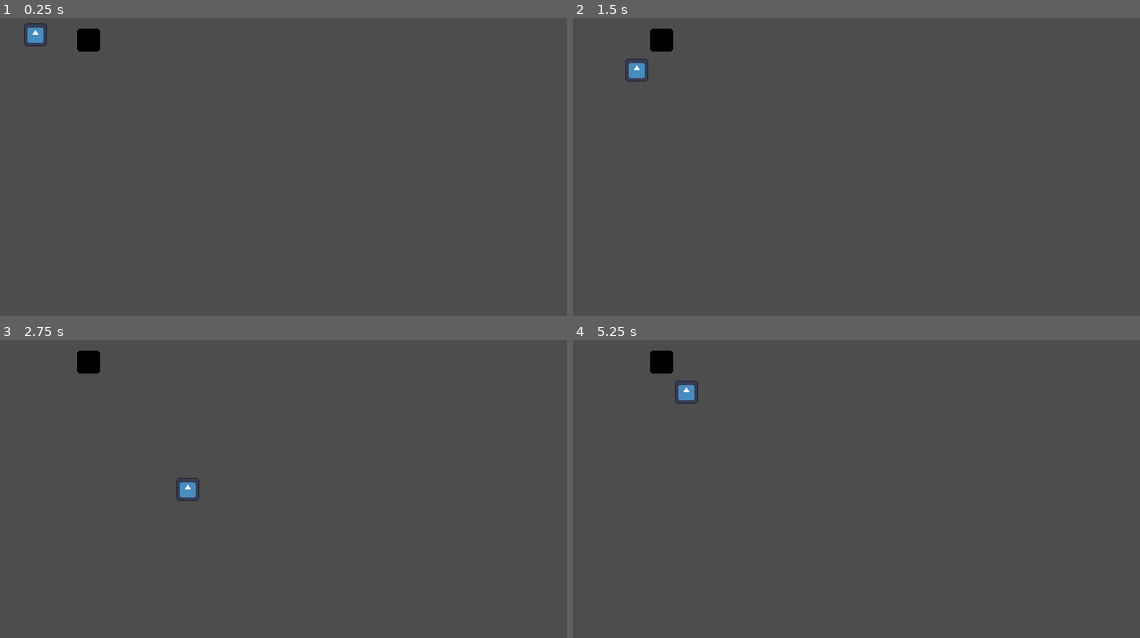
Above: before the commit, frames 1-4 (two rows, left to right).
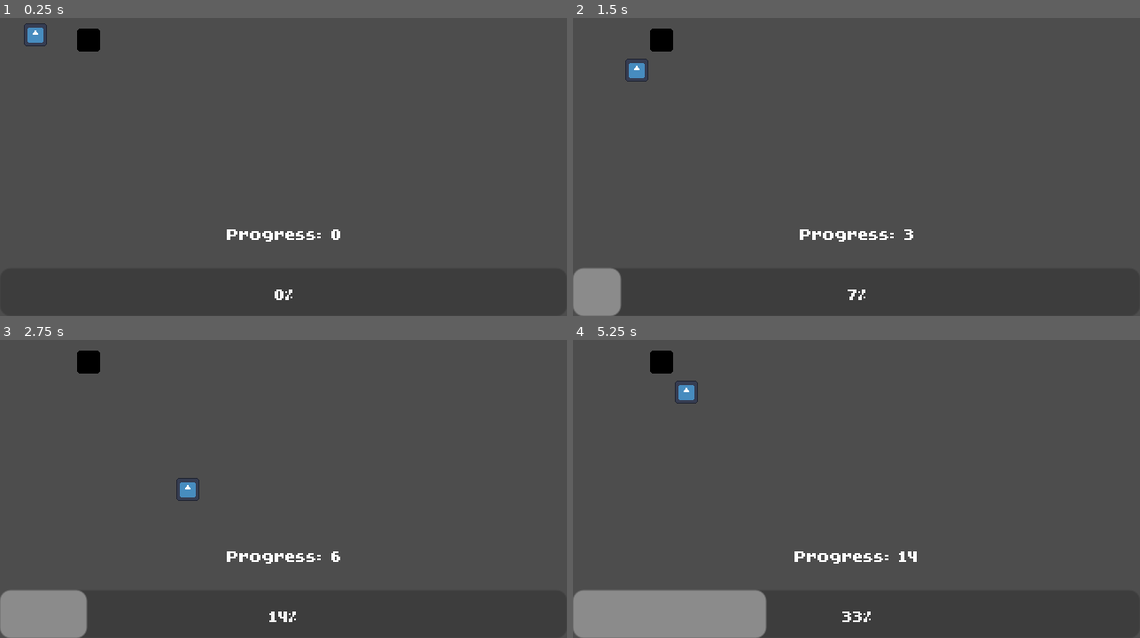
Above: after the commit, the same moments.

Repository: randomnewb/monster-rancher
Game: Godot game, scene res://World/world.tscn
The game is run twice, just before and just after one commit, with the same random seed, the same clock (stepped at 60 frames per second) and the same inputs. The engine's default icon, where the game draws it, is replaced by a stand-in: a white triangle on a blue panel in a dark square.
Inputs:
- Up to frame 1 (0.25 s): no input
- Up to frame 2 (1.5 s): tap Enter (ui_accept) at 0.5, 1.35 s; hold Right (move_right) 0.53-1.28 s; hold Enter (ui_accept) 0.53-1.28 s; hold Down (move_down) from 1.28 s (still down)
- Up to frame 3 (2.75 s): tap Enter (ui_accept) at 1.52, 1.82 s; release Down (move_down) at 2.03 s; hold Right (move_right) from 2.03 s (still down); hold Enter (ui_accept) from 2.03 s (still down)
- Up to frame 4 (5.25 s): release Right (move_right) at 2.78 s; release Enter (ui_accept) at 2.78 s; hold Up (move_up) 2.78-3.53 s; tap Enter (ui_accept) at 2.85, 3.02, 3.32, 4.35, 4.52, 4.82 s; hold Enter (ui_accept) 3.53-4.28 s; hold Left (move_left) 3.53-5.03 s; hold Down (move_down) from 5.03 s (still down); hold Enter (ui_accept) from 5.03 s (still down)

The runs differ from the first frame. In frame 1, 0.4% of the frame differs, in the area x 40-60%, y 70-95%; in frame 2, 1.7%; in frame 3, 2.8%; in frame 4, 5.8%, in the area x 0-61%, y 70-100%.

Commit message:
progress bar
use enter or space to progress

Diff:
--- /dev/null
+++ b/Environment/progress_bar.gd
@@ -0,0 +1,10 @@
+extends ProgressBar
+
+@export var MAX_PROGRESS = 100;
+var progress = MAX_PROGRESS;
+
+# Called when the node enters the scene tree for the first time.
+func _ready():
+	set_progress_label();
+
+func set_progress_label() -> void:
--- /dev/null
+++ b/Environment/progress_bar.tscn
@@ -0,0 +1,6 @@
+[gd_scene format=3 uid="uid://bo8y04rcdlqva"]
+
+[node name="ProgressBar" type="ProgressBar"]
+offset_right = 129.0
+offset_bottom = 27.0
+step = 1.0
--- a/Player.gd
+++ b/Player.gd
@@ -22,7 +22,10 @@
 	#position += input_vector * speed * delta;
 
 	ray_cast_2d.target_position = input_vector * 25;
+	var ray_collide = ray_cast_2d.get_collider()
+	if ray_collide:
+		print("ray: ",ray_collide)
 
 	var collision = move_and_collide(input_vector * speed * delta);
 	if collision:
-		print(collision.get_collider().name)
+		print("collision ", collision.get_collider().name)
--- /dev/null
+++ b/UI/control_progress.gd
@@ -0,0 +1,32 @@
+extends Control
+
+@export var MAX_PROGRESS_VALUE = 42;
+@export var progress_value = 0;
+
+@onready var label = $Label
+@onready var progress_bar = $ProgressBar
+
+func _ready():
+	update_progress_ui();
+	progress_bar.max_value = MAX_PROGRESS_VALUE;
+
+func update_progress_ui():
+	set_label();
+	set_progress_bar();
+
+func set_label():
+	label.text = "Progress: %s" % progress_value
+
+func set_progress_bar():
+	progress_bar.value = progress_value;
+
+func _input(event):
+	if event.is_action_pressed("ui_accept"):
+		print("input");
+		progress();
+
+func progress():
+	progress_value += 1
+	if progress_value > MAX_PROGRESS_VALUE:
+		progress_value = 0;
+	update_progress_ui();
--- /dev/null
+++ b/UI/control_progress.tscn
@@ -0,0 +1,43 @@
+[gd_scene load_steps=4 format=3 uid="uid://b6p674psghchk"]
+
+[ext_resource type="Script" path="res://UI/control_progress.gd" id="1_cp860"]
+[ext_resource type="FontFile" uid="uid://b4ri51f1chn3x" path="res://UI/HopeGold.ttf" id="2_0fupe"]
+
+[sub_resource type="LabelSettings" id="LabelSettings_0fnbk"]
+font = ExtResource("2_0fupe")
+
+[node name="ControlProgress" type="Control"]
+layout_mode = 3
+anchors_preset = 0
+script = ExtResource("1_cp860")
+
+[node name="Label" type="Label" parent="."]
+layout_mode = 1
+anchors_preset = 14
+anchor_top = 0.5
+anchor_right = 1.0
+anchor_bottom = 0.5
+offset_left = -27.0
+offset_top = -54.0
+offset_right = 27.0
+offset_bottom = -28.0
+grow_horizontal = 2
+grow_vertical = 2
+text = "Progress:"
+label_settings = SubResource("LabelSettings_0fnbk")
+
+[node name="ProgressBar" type="ProgressBar" parent="."]
+layout_mode = 1
+anchors_preset = 7
+anchor_left = 0.5
+anchor_top = 1.0
+anchor_right = 0.5
+anchor_bottom = 1.0
+offset_left = -160.0
+offset_top = -27.0
+offset_right = 160.0
+grow_horizontal = 2
+grow_vertical = 0
+theme_override_fonts/font = ExtResource("2_0fupe")
+max_value = 42.0
+step = 1.0
--- a/World/world.tscn
+++ b/World/world.tscn
@@ -1,7 +1,8 @@
-[gd_scene load_steps=3 format=3 uid="uid://bcs4u8tdlob7w"]
+[gd_scene load_steps=4 format=3 uid="uid://bcs4u8tdlob7w"]
 
 [ext_resource type="PackedScene" uid="uid://bhxbvqbewdb1n" path="res://Player/player.tscn" id="1_hvgoq"]
 [ext_resource type="PackedScene" uid="uid://dsouk4ihhgbrk" path="res://Environment/interactable.tscn" id="2_2huc6"]
+[ext_resource type="PackedScene" uid="uid://b6p674psghchk" path="res://UI/control_progress.tscn" id="3_0v2g0"]
 
 [node name="World" type="Node2D"]
 
@@ -10,3 +11,9 @@
 
 [node name="Player" parent="." instance=ExtResource("1_hvgoq")]
 position = Vector2(20, 21)
+
+[node name="ControlProgress" parent="." instance=ExtResource("3_0v2g0")]
+offset_left = 160.0
+offset_top = 180.0
+offset_right = 160.0
+offset_bottom = 180.0
Binary file added: UI/HopeGold.ttf
Not shown, added: UI/HopeGold.ttf.import
Binary file added: UI/battery_bar_ui.png
Not shown, added: UI/battery_bar_ui.png.import
